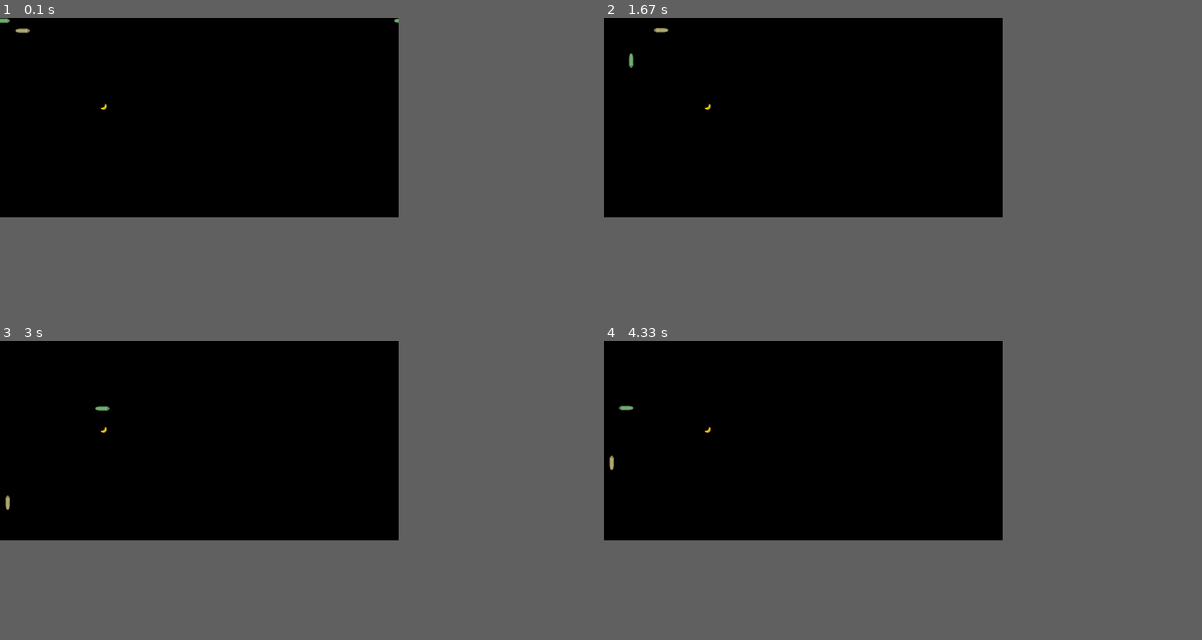
Above: before the commit, frames 1-4 (two rows, left to right).
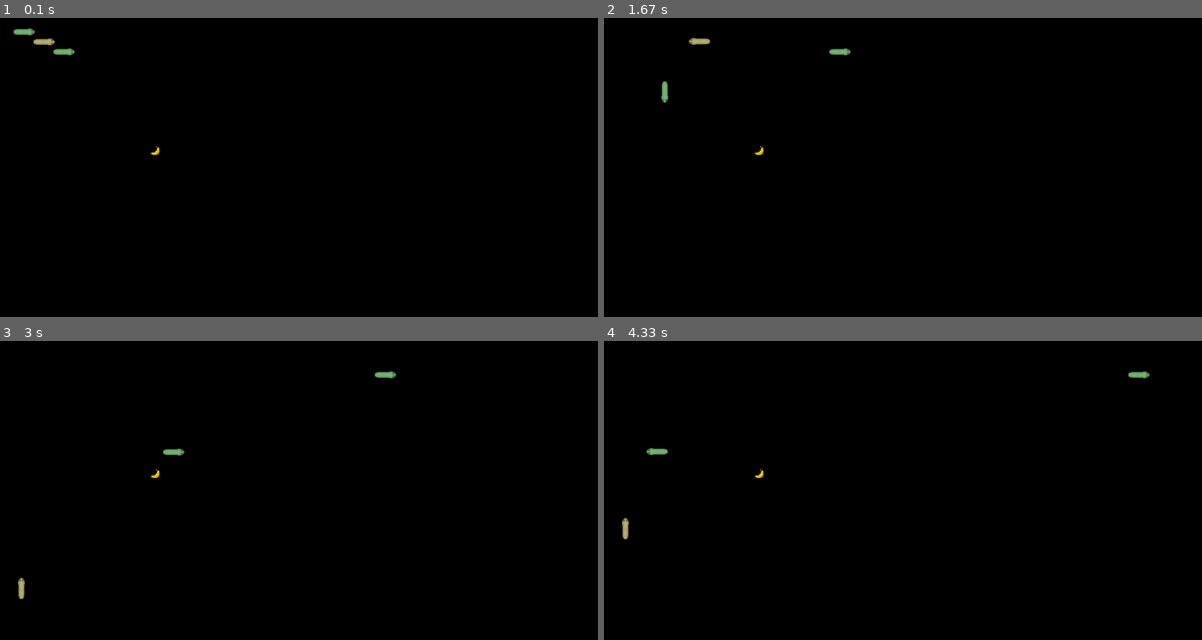
Above: after the commit, the same moments.

Repository: luciusvinicius/tpj_96123
Game: pygame game, started from p3 - snake/main.py
The game is run twice, just before and just after one commit, with the same random seed, the same clock (stepped at 60 frames per second) and the same inputs.
Inputs:
- Up to frame 1 (0.1 s): no input
- Up to frame 2 (1.67 s): tap W at 0.33 s; tap S at 0.67 s; tap Left at 1 s
- Up to frame 3 (3 s): tap D at 1.83 s; tap Up at 2.17 s
- Up to frame 4 (4.33 s): tap A at 3 s; tap Down at 3.33 s; tap Up at 3.73, 4.03, 4.23 s
In our replay, the window is 600x300 before the commit and 900x450 after it. These sizes can differ from the game's own. Grey fills any space a smaller window leaves; there, only what the larger window draws over its background counts as a difference.

The runs differ from the first frame. In frame 1, 0.3% of the frame differs, in the area x 0-67%, y 0-46%; in frame 2, 0.3%; in frame 3, 0.3%, in the area x 0-67%, y 10-87%; in frame 4, 0.3%.

Commit message:
scale loop fix

Diff:
--- a/p3 - snake/BodyPart.py
+++ b/p3 - snake/BodyPart.py
@@ -55,10 +55,13 @@
         if self.clashes_with_wall(width, height, scale):
             new_x = self.rect.x if 0 <= self.rect.x <= width*scale else self.rect.x % (width*scale)
             new_y = self.rect.y if 0 <= self.rect.y <= height*scale else self.rect.y % (height*scale)
+
             self.teleport(new_x, new_y)
 
 
     def teleport(self, new_x, new_y):
+        # print(f"Teleport {self.id} from ({self.rect.x}, {self.rect.y}) to ({new_x}, {new_y})")
+
         self.rect.update(new_x, new_y, self.img_scale, self.img_scale)
 
 
--- a/p3 - snake/Snake.py
+++ b/p3 - snake/Snake.py
@@ -36,7 +36,7 @@
         self.all_sprites.add(bp)
 
 
-    def move(self, direction):
+    def move(self, direction, width, height):
         body_part = self.last
 
         while True:
@@ -45,13 +45,13 @@
             if prev is None:
                 break
 
-            body_part.move(prev.direction)
+            body_part.move(prev.direction, width, height, self.scale)
 
             body_part.direction = prev.direction
             body_part = body_part.prev
 
         body_part.direction = direction
-        body_part.move(direction)
+        body_part.move(direction, width, height, self.scale)
 
     def collides_with(self, fruit : Food):
         bd = self.root
--- a/p3 - snake/main.py
+++ b/p3 - snake/main.py
@@ -8,9 +8,9 @@
 from Snake import Snake
 
 WIDTH, HEIGHT = 80, 40
-SCALE = 10
+SCALE = 15
 SPEED = 1
-NUM_PLAYERS = 2
+NUM_PLAYERS = 3
 if NUM_PLAYERS < 1:
     NUM_PLAYERS = 1
 
@@ -19,7 +19,7 @@
 display = pygame.display.set_mode((SCALE * WIDTH, SCALE * HEIGHT))
 clock = pygame.time.Clock()
 LENGTH = 3
-snakes = [Snake(i*40, i*20, SCALE, LENGTH, SPEED, color=COLORS[i%len(COLORS)]) for i in range(NUM_PLAYERS)]
+snakes = [Snake((i+1)*40, (i+1)*20, SCALE, LENGTH, SPEED, color=COLORS[i%len(COLORS)]) for i in range(NUM_PLAYERS)]
 # snake = Snake(40, 20, SCALE, LENGTH, SPEED)
 
 # snake_body = [(40, 20), (39, 20), (38, 20)]
@@ -65,7 +65,6 @@
     display.fill("black")
 
     for snake in snakes:
-        print(snake.root)
 
         snake.all_sprites.draw(display)
         food.sprite.draw(display)
@@ -84,7 +83,7 @@
         #     print("Snake eats self")
         #     running = False
 
-        snake.move(snake.direction)
+        snake.move(snake.direction, WIDTH, HEIGHT)
         snake.apply_scale()
 
     pygame.display.flip()
